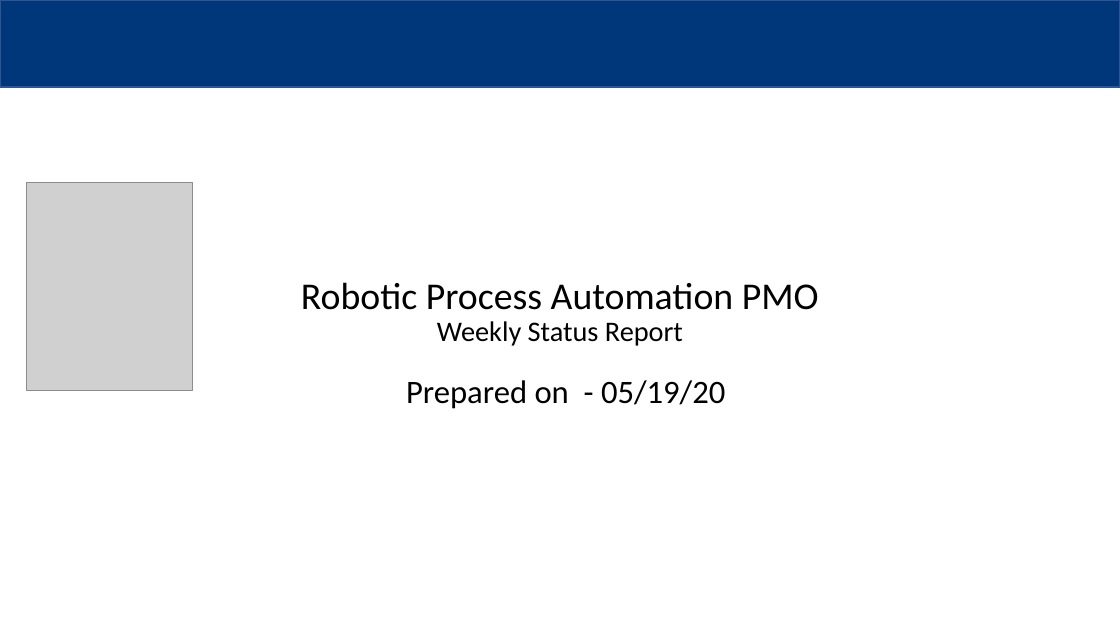
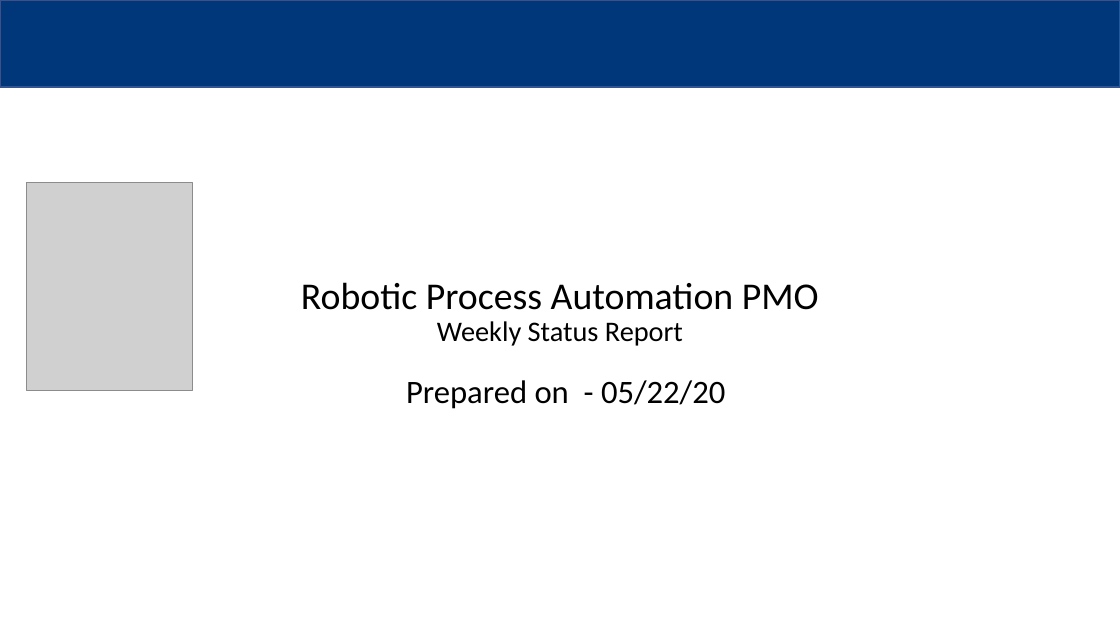
Before and after one commit to MindPetalSoftwareSolutions/VerticalApps_PMO-Bot, a slide deck: slide 1 of Data/Output/Robotic Process Automation PMO.pptx. Drawn at 1120x630 pixels with LibreOffice and Linux fonts; fonts in the diff are those of the drawing; grey boxes stand for pictures; background and template pictures are left out. Boxes give left, top, right and bottom in pixels: in the first picture for what was removed or moved away, otherwise in the second. Text is boxed around its words. In the diff, an @@ line names an element or a change of style, - is before the commit and + after.

```diff
--- a/Data/Output/Robotic Process Automation PMO.pptx
+++ b/Data/Output/Robotic Process Automation PMO.pptx
@@ text at (406, 380, 725, 409): text changed @@
-Prepared on - 05/19/20
+Prepared on - 05/22/20
```
Also in this commit, not shown: 2 other slides changed, 2 other files.
